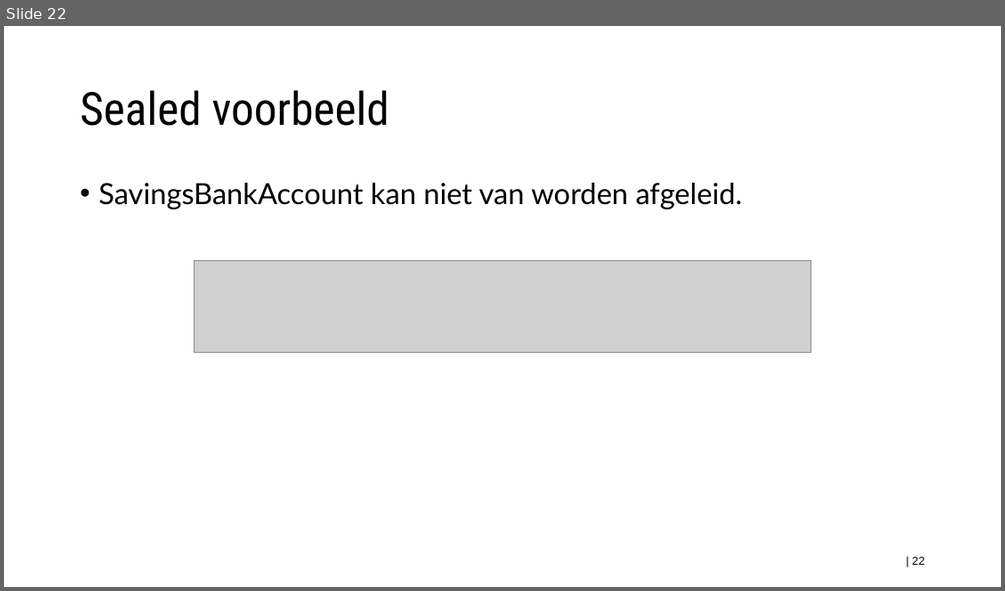
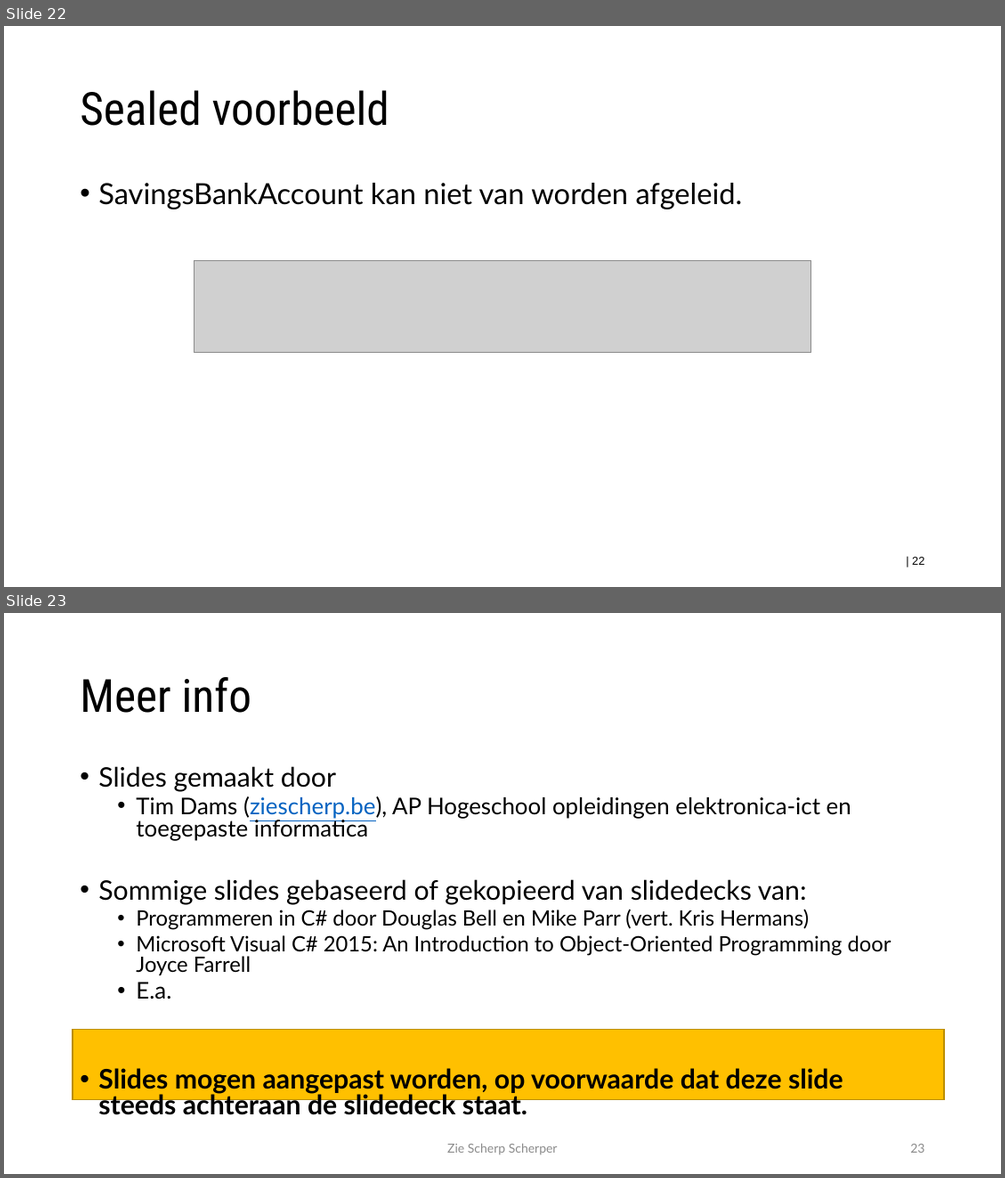
Before and after one commit to timdams/ziescherpscherper_gitbook, a slide deck: _SLIDES/2020_DEEL2/H5-Overerving/1_ intro overerving.pptx. Shown one above the other, each under a label of ours: slide 22 before the commit, slides 22 and 23 after it. The pictures are 1005x591 and 1005x1178 pixels, drawn with LibreOffice and Linux fonts; fonts in the diff are those of the drawing; grey boxes stand for pictures; background and template pictures are left out. Boxes give left, top, right and bottom in pixels: in the first picture for what was removed or moved away, otherwise in the second. Text is boxed around its words. In the diff, an @@ line names an element or a change of style, - is before the commit and + after.

```diff
--- a/_SLIDES/2020_DEEL2/H5-Overerving/1_ intro overerving.pptx
+++ b/_SLIDES/2020_DEEL2/H5-Overerving/1_ intro overerving.pptx
@@ slide 23 added at [4, 613, 1001, 1174], background #FFFFFF @@
@@ title added at [80, 677, 252, 713], 44 pt, text #000000 @@
+Meer info
@@ text added at [98, 766, 891, 1119], 25.9 pt, text #000000 @@
+• Slides gemaakt door
+  • Tim Dams (ziescherp.be), AP Hogeschool opleidingen elektronica-ict en toegepaste informatica
+• Sommige slides gebaseerd of gekopieerd van slidedecks van:
+  • Programmeren in C# door Douglas Bell en Mike Parr (vert. Kris Hermans)
+  • Microsoft Visual C# 2015: An Introduction to Object-Oriented Programming door Joyce Farrell
+  • E.a.
+• Slides mogen aangepast worden, op voorwaarde dat deze slide steeds achteraan de slidedeck staat.
@@ rectangle added at [73, 1029, 945, 1099], fill #FFC000, outline #BD8E00 1 pt @@
@@ text added at [447, 1143, 558, 1154], 12 pt, text #8C8C8C @@
+Zie Scherp Scherper
@@ page number added at [910, 1143, 924, 1152], 12 pt, text #8C8C8C @@
+23
```
Also in this commit, not shown: 38 other files.
